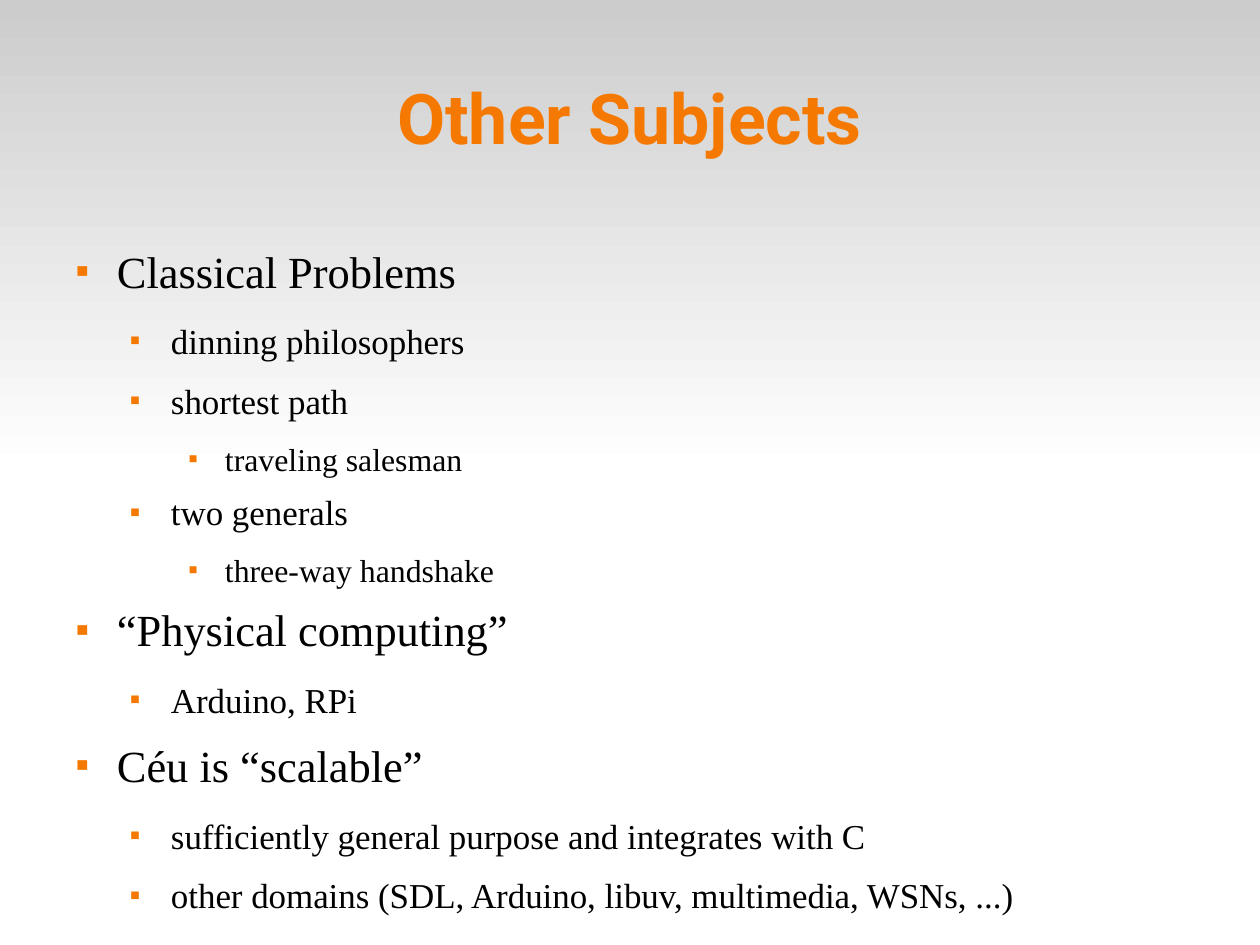
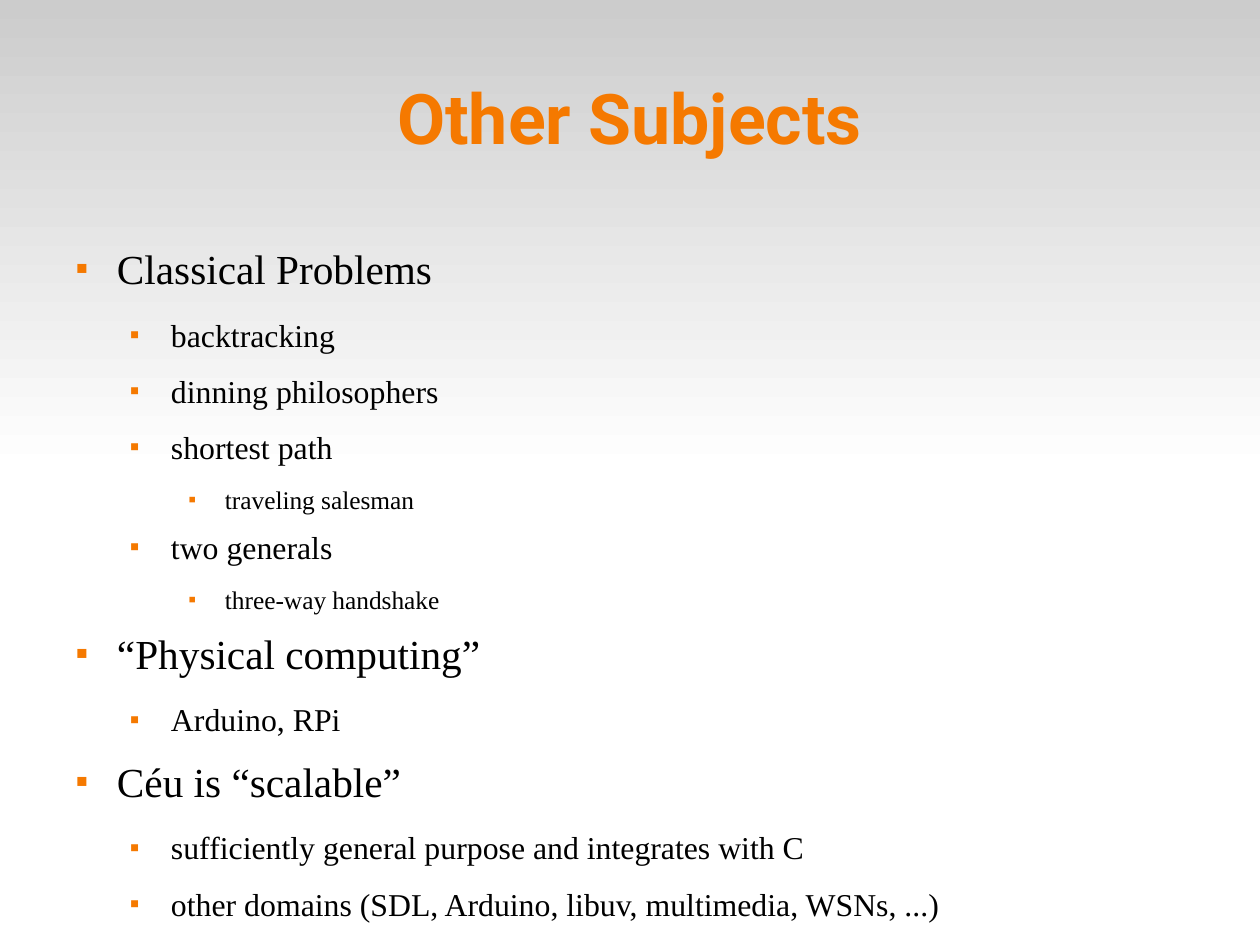
Before and after one commit to fsantanna-no/ceu-docs, a slide deck: slide 20 of pico-ceu.odp (slide 18 before the commit). Drawn at 1260x945 pixels with LibreOffice and Linux fonts; fonts in the diff are those of the drawing. Boxes give left, top, right and bottom in pixels: in the first picture for what was removed or moved away, otherwise in the second. Text is boxed around its words. In the diff, an @@ line names an element or a change of style, - is before the commit and + after.

```diff
--- a/pico-ceu.odp
+++ b/pico-ceu.odp
@@ text at [117,255,897,922]: size 28 to 26 pt in "Classical Problems", "“Physical computing”", "Céu is “scalable”"; size 22 to 20 pt in "dinning philosophers", "shortest path", "two generals", "Arduino, RPi" and 2 more places; size 20 to 16 pt in "traveling salesman", "three-way handshake" @@
@@ text at [171,325,335,353]: paragraph added @@
+  ■ backtracking
```
Also in this commit, not shown: 10 other slides changed, 2 slides added, 11 other files.
